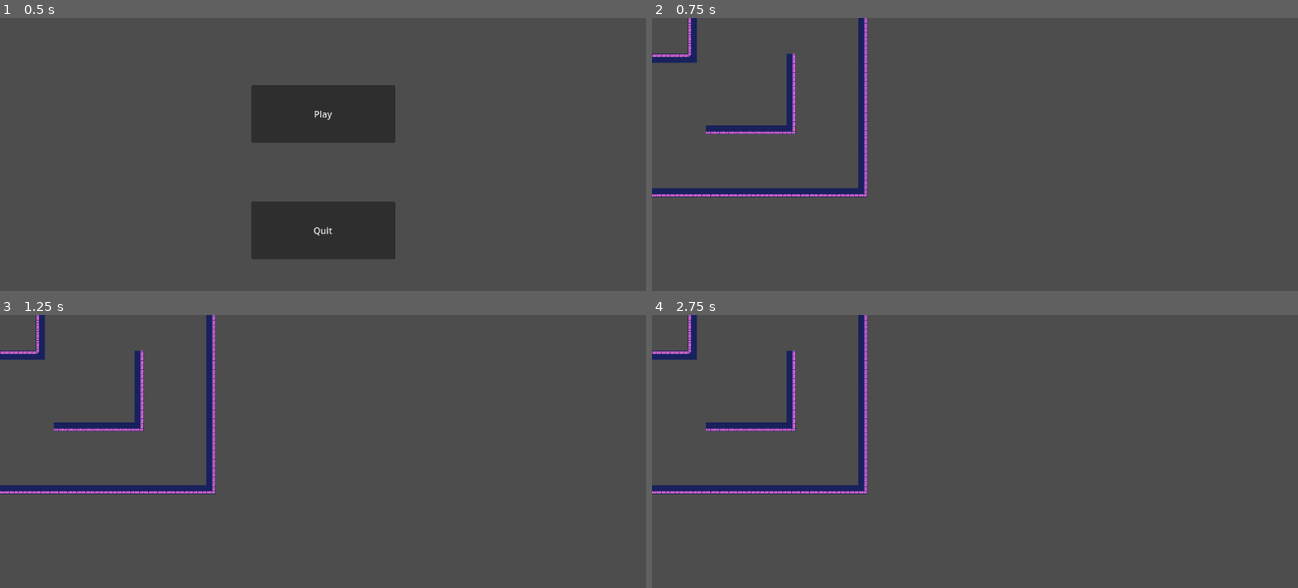
Above: before the commit, frames 1-4 (two rows, left to right).
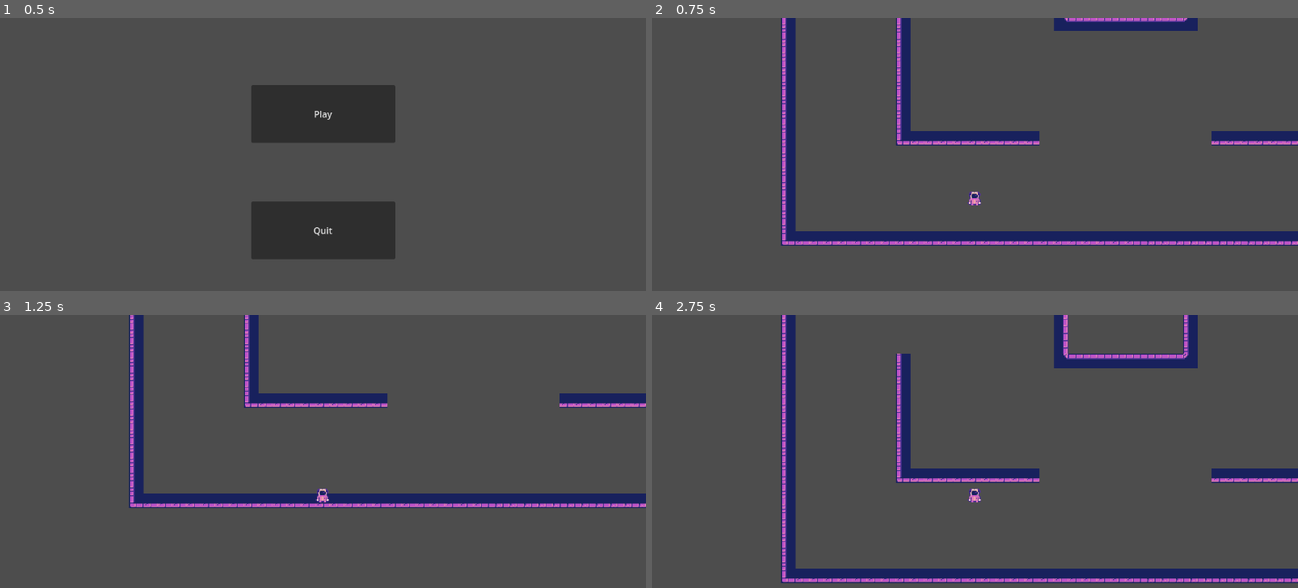
Above: after the commit, the same moments.

Repository: eeroleppalehto/Gravitas
Game: Godot game, scene res://scenes/Main.tscn
Same seed, same stepped clock (60 frames per second), same inputs: the game is played once before the commit and once after it.
Inputs:
- Up to frame 1 (0.5 s): no input
- Up to frame 2 (0.75 s): click "Play" at 0.5 s
- Up to frame 3 (1.25 s): no input
- Up to frame 4 (2.75 s): tap Enter (ui_accept) at 1.25, 1.52, 2.27 s; hold Right (ui_right) from 1.28 s (still down)

Frame 1 is identical in both runs. In frame 2, 12% of the frame differs, in the area x 0-100%, y 0-84%; in frame 3, 11%; in frame 4, 14%, in the area x 0-100%, y 0-99%.

Commit message:
Fix pathname in player.tscn

Diff:
--- a/gravitas/scenes/player.tscn
+++ b/gravitas/scenes/player.tscn
@@ -1,7 +1,7 @@
 [gd_scene load_steps=12 format=3 uid="uid://cat83wdqdyhlq"]
 
 [ext_resource type="Script" path="res://scenes/player.gd" id="1_b1beh"]
-[ext_resource type="Texture2D" uid="uid://dyp2ne5f0feqy" path="res://Assets/Gravitas assets/CosmicLilac_AnimatedSpriteSheet.png" id="1_dakvx"]
+[ext_resource type="Texture2D" uid="uid://dyp2ne5f0feqy" path="res://Assets/Gravitas_assets/CosmicLilac_AnimatedSpriteSheet.png" id="1_dakvx"]
 
 [sub_resource type="CapsuleShape2D" id="CapsuleShape2D_2ho7e"]
 radius = 8.0
